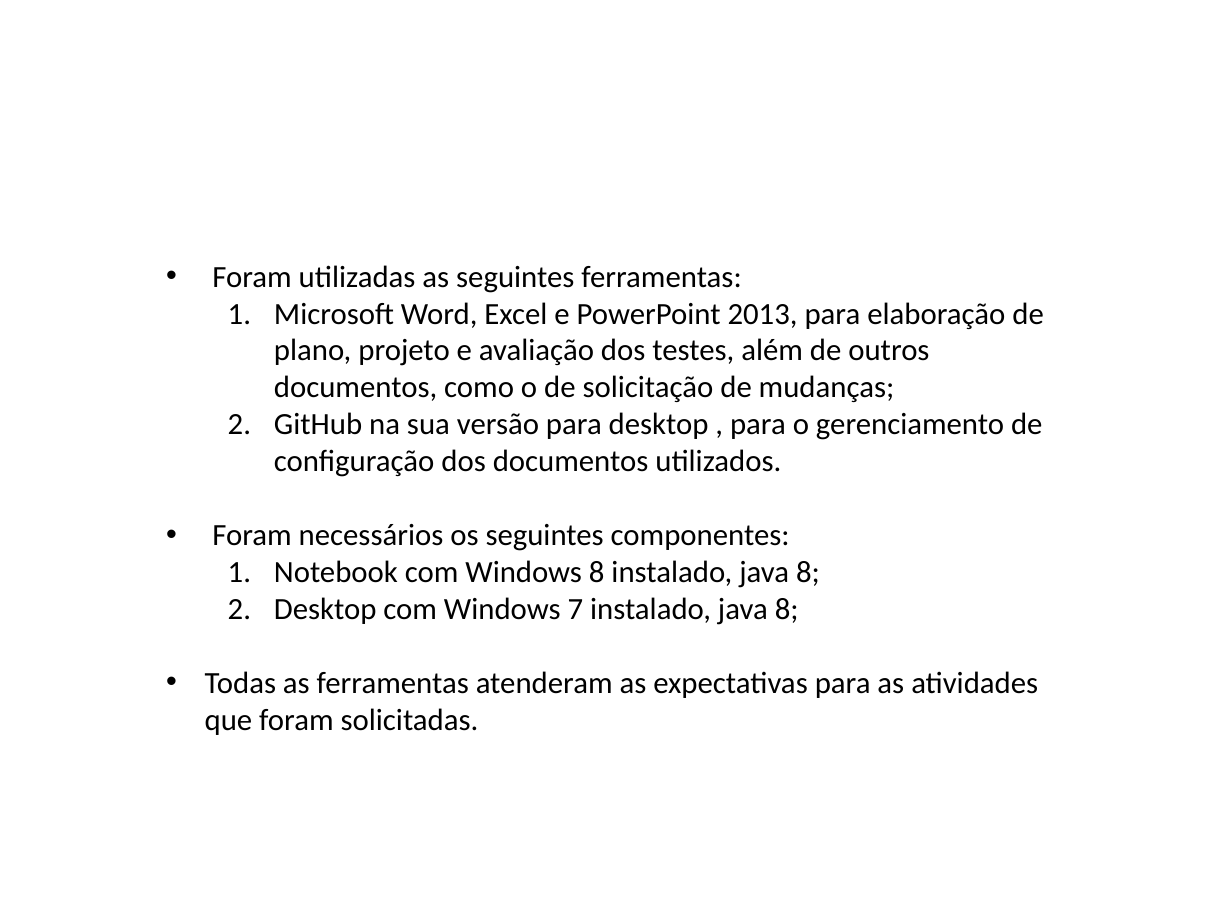
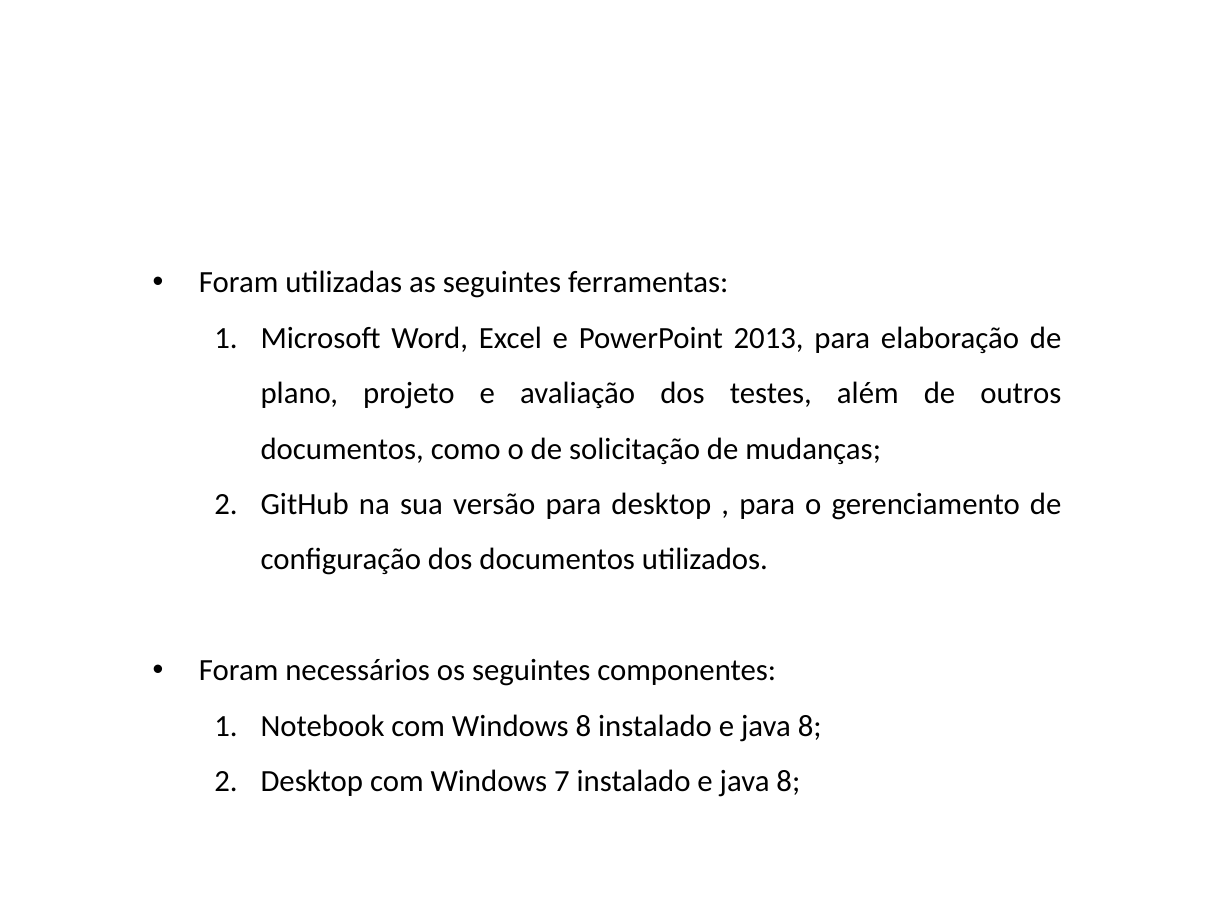
Before and after one commit to JoaoMarc0s/ProjetoTCS, a slide deck: slide 11 of Avaliação de testes.pptx (slide 9 before the commit). Drawn at 1232x924 pixels with LibreOffice and Linux fonts; fonts in the diff are those of the drawing; background and template pictures are left out. Boxes give left, top, right and bottom in pixels: in the first picture for what was removed or moved away, otherwise in the second. Text is boxed around its words. In the diff, an @@ line names an element or a change of style, - is before the commit and + after.

Commit message:
att av
Atualização de av. testes

```diff
--- a/Avaliação de testes.pptx
+++ b/Avaliação de testes.pptx
@@ text at bbox=[199, 270, 1061, 686]: alignment left to justified; line spacing 1 to 1.5 @@
@@ text at bbox=[261, 714, 822, 797]: text changed @@
-  1. Notebook com Windows 8 instalado, java 8;
-  2. Desktop com Windows 7 instalado, java 8;
-• Todas as ferramentas atenderam as expectativas para as atividades que foram solicitadas.
+  1. Notebook com Windows 8 instalado e java 8;
+  2. Desktop com Windows 7 instalado e java 8;
```
Also in this commit, not shown: 7 other slides changed, 2 slides added.
